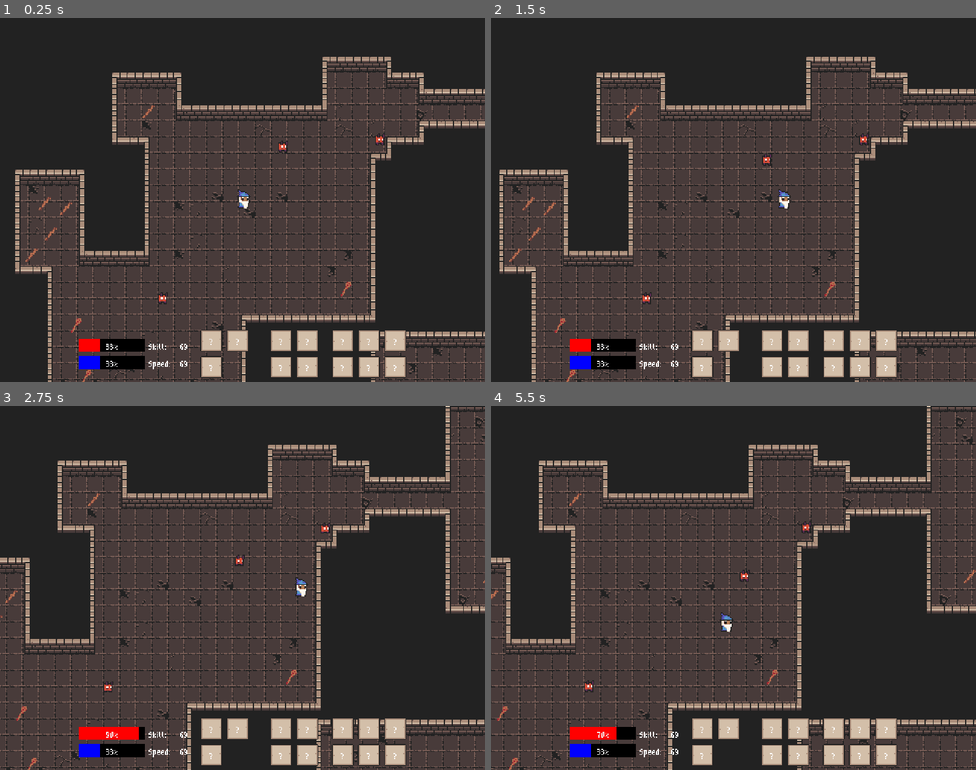
Above: before the commit, frames 1-4 (two rows, left to right).
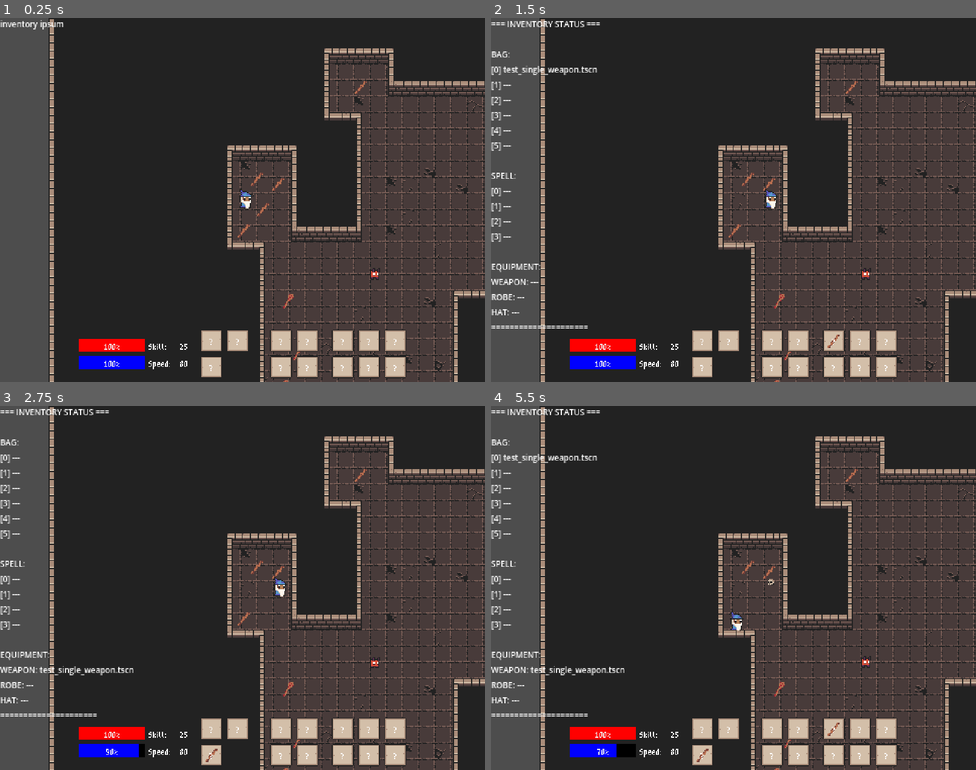
Above: after the commit, the same moments.

Repository: lownpho/mages
Game: Godot game, scene res://scenes/world.tscn
Same seed, same stepped clock (60 frames per second), same inputs: the game is played once before the commit and once after it.
Inputs (mouse positions are in pixels of both pictures, inside the frame that each line leads up to):
- Up to frame 1 (0.25 s): no input
- Up to frame 2 (1.5 s): tap Enter (ui_accept) at 0.5, 0.77, 0.8, 1.07 s; move the mouse to (840, 181) at 0.52 s; press the mouse at (840, 181) at 0.53 s; hold D (right) 0.53-1.25 s; release the mouse at (840, 181) at 1.25 s; drag from (636, 218) to (786, 200) at 1.27 s
- Up to frame 3 (2.75 s): move the mouse to (291, 507) at 2.02 s; hold D (right) from 2.03 s (still down); hold Enter (ui_accept) from 2.03 s (still down); right-click (291, 507) at 2.1 s; click (291, 507) at 2.17 s
- Up to frame 4 (5.5 s): release D (right) at 2.75 s; release Enter (ui_accept) at 2.75 s; drag from (709, 660) to (728, 558) at 2.77 s; tap Enter (ui_accept) at 3.5, 3.77, 3.8, 4.07 s; move the mouse to (879, 642) at 3.52 s; press the mouse at (879, 642) at 3.53 s; hold A (left) 3.53-4.25 s; release the mouse at (879, 642) at 4.25 s; drag from (588, 533) to (588, 686) at 4.27 s; move the mouse to (757, 588) at 5.02 s; hold S (down) from 5.03 s (still down); hold Enter (ui_accept) from 5.03 s (still down); right-click (757, 588) at 5.1 s; click (757, 588) at 5.17 s

The runs differ from the first frame. In frame 1, 58% of the frame differs, in the area x 0-100%, y 0-100%; in frame 2, 58%; in frame 3, 60%; in frame 4, 60%.
Error before the commit: Invalid access to property or key 'item_equipped' on a base object of type 'Node (global_event.gd)'. (res://characters/player/player.gd:35)

Commit message:
Refactor inventory system

Diff:
--- a/autoload/global_defs.gd
+++ b/autoload/global_defs.gd
@@ -1,3 +1,3 @@
 extends Node
 
-enum ItemType {UNDEFINED, WEAPON, ROBE, HAT, SPELL, OTHER}
+enum ItemType {BAG, WEAPON, ROBE, HAT, SPELL, OTHER}
--- a/autoload/global_event.gd
+++ b/autoload/global_event.gd
@@ -3,12 +3,8 @@
 # Declaration of global event signals, each node is then responsible for connecting to the signals it needs
 # and emitting them when necessary
 
+# Player signals
 signal player_position_changed(position: Vector2)
-
-signal item_picked_up(item_name: String, item_type: GlobalDefs.ItemType, scene: PackedScene, texture: Texture2D)
-signal item_added_to_inventory(node_name: String)
-signal drag_state_changed(is_dragging: bool)
-
 
 # There is a better way for sure...
 signal player_max_health_changed(max_health: int)
@@ -17,3 +13,13 @@
 signal player_mana_changed(mana: int)
 signal player_skill_changed(skill: int)
 signal player_speed_changed(speed: int)
+
+# UI global signals
+signal drag_state_changed(is_dragging: bool)
+
+# Inventory signals
+# Everyone has access to inventory
+signal inventory_updated(slot: GlobalInventory.SlotPosition)
+# Separate signal for spells?
+signal item_equipped(weapon_scene: PackedScene, type: GlobalDefs.ItemType)
+signal item_unequipped(type: GlobalDefs.ItemType)
--- /dev/null
+++ b/autoload/global_inventory.gd
@@ -0,0 +1,154 @@
+extends Node
+
+const MAX_BAG_SIZE = 6
+const MAX_SPELL_SLOT_SIZE = 4
+
+const SLOT_SIZES = {
+	GlobalDefs.ItemType.BAG: MAX_BAG_SIZE,
+	GlobalDefs.ItemType.SPELL: MAX_SPELL_SLOT_SIZE,
+}
+
+var slots: Dictionary = {}
+
+class SlotPosition:
+	var type: GlobalDefs.ItemType
+	var index: int
+
+	func _init(p_type: GlobalDefs.ItemType, p_index: int = 0):
+		type = p_type
+		index = p_index
+
+	func equals(other: SlotPosition) -> bool:
+		return type == other.type && index == other.index
+
+class ItemData:
+	var type: GlobalDefs.ItemType
+	var scene: PackedScene
+	var texture: Texture2D
+
+	func _init(p_type: GlobalDefs.ItemType, p_scene: PackedScene, p_texture: Texture2D):
+		type = p_type
+		scene = p_scene
+		texture = p_texture
+
+func _ready() -> void:
+	# Initialize arrays to null values
+	slots[GlobalDefs.ItemType.BAG] = []
+	slots[GlobalDefs.ItemType.BAG].resize(MAX_BAG_SIZE)
+	slots[GlobalDefs.ItemType.SPELL] = []
+	slots[GlobalDefs.ItemType.SPELL].resize(MAX_SPELL_SLOT_SIZE)
+
+	slots[GlobalDefs.ItemType.WEAPON] = null
+	slots[GlobalDefs.ItemType.ROBE] = null
+	slots[GlobalDefs.ItemType.HAT] = null
+
+func is_array_slot(type: GlobalDefs.ItemType) -> bool:
+	return type in [GlobalDefs.ItemType.BAG, GlobalDefs.ItemType.SPELL]
+
+func get_item_at(slot: SlotPosition) -> ItemData:
+	if is_array_slot(slot.type):
+		var array = slots[slot.type]
+		return array[slot.index] if slot.index < array.size() else null
+	return slots[slot.type]
+
+func can_place_item(item: ItemData, slot: SlotPosition) -> bool:
+	if not item:
+		return true
+
+	if is_array_slot(slot.type):
+		var max_size = SLOT_SIZES[slot.type]
+		if slot.type == GlobalDefs.ItemType.SPELL:
+			return slot.index < max_size && item.type == GlobalDefs.ItemType.SPELL
+		# Allow everything in bag slots
+		return slot.index < max_size
+
+	return item.type == slot.type
+
+# Use sparingly. This erases the item at position.
+# There are dedicated functions to equip or swap items
+func set_item(item: ItemData, slot: SlotPosition) -> void:
+	if not can_place_item(item, slot):
+		return
+
+	if is_array_slot(slot.type):
+		slots[slot.type][slot.index] = item
+
+	else:
+		# Does comparing items work here?
+		var old_item = slots[slot.type]
+		if old_item != item:
+			slots[slot.type] = item
+	GlobalEvent.inventory_updated.emit(slot)
+
+# Allows swaps with null items
+func swap_items(from_slot: SlotPosition, to_slot: SlotPosition) -> bool:
+	var from_item = get_item_at(from_slot)
+	var to_item = get_item_at(to_slot)
+
+	if not can_place_item(from_item, to_slot) or not can_place_item(to_item, from_slot):
+		return false
+
+	# For a brief moment the first item will be duplicated. Whatever
+	set_item(to_item, from_slot)
+	set_item(from_item, to_slot)
+
+	return true
+
+# UNTESTED WITH SPELL SLOTS
+func equip_item(from_slot: SlotPosition, to_slot: SlotPosition) -> bool:
+	var from_item = get_item_at(from_slot)
+	var to_item = get_item_at(to_slot)
+	if not can_place_item(from_item, to_slot) or not can_place_item(to_item, from_slot):
+		return false
+
+	if from_item and not to_item:
+		swap_items(from_slot, to_slot)
+		GlobalEvent.item_equipped.emit(from_item.scene, to_slot.type)
+		return true
+	elif from_item and to_item:
+		swap_items(from_slot, to_slot)
+		GlobalEvent.item_equipped.emit(from_item.scene, to_slot.type)
+		return true
+	elif to_item and not from_item:
+		swap_items(from_slot, to_slot)
+		GlobalEvent.item_unequipped.emit(to_slot.type)
+		return true
+	return false
+
+func add_item_to_bag(item: ItemData) -> bool:
+	# Try to find first empty bag slot
+	for i in range(MAX_BAG_SIZE):
+		if slots[GlobalDefs.ItemType.BAG][i] == null:
+			set_item(item, SlotPosition.new(GlobalDefs.ItemType.BAG, i))
+			return true
+	return false
+
+func get_empty_bag_slot() -> SlotPosition:
+	for i in range(MAX_BAG_SIZE):
+		if slots[GlobalDefs.ItemType.BAG][i] == null:
+			return SlotPosition.new(GlobalDefs.ItemType.BAG, i)
+	return null
+
+func get_inventory_status() -> String:
+	var output = "=== INVENTORY STATUS ===\n"
+
+	# Array-based slots (Bag and Spells)
+	for type in slots.keys():
+		if is_array_slot(type):
+			output += "\n%s:\n" % GlobalDefs.ItemType.keys()[type]
+			for i in range(slots[type].size()):
+				var item = slots[type][i]
+				output += "[%d] %s\n" % [i, item.scene.resource_path.get_file() if item else "---"]
+
+	# Equipment slots
+	output += "\nEQUIPMENT:\n"
+	for type in slots.keys():
+		if not is_array_slot(type):
+			var item = slots[type]
+			output += "%s: %s\n" % [
+				GlobalDefs.ItemType.keys()[type],
+				item.scene.resource_path.get_file() if item else "---"
+			]
+
+	output += "====================="
+	return output
--- a/characters/player/player.gd
+++ b/characters/player/player.gd
@@ -126,9 +126,10 @@
 
 func _change_weapon(new_weapon: PackedScene) -> void:
 	_remove_weapon()
-	weapon = new_weapon.instantiate()
-	weapon.name = "Weapon"
-	add_child(weapon)
+	if new_weapon:
+		weapon = new_weapon.instantiate()
+		weapon.name = "Weapon"
+		add_child(weapon)
 
 func _change_item(item_scene: PackedScene, item_type: GlobalDefs.ItemType) -> void:
 	if item_type == GlobalDefs.ItemType.WEAPON:
--- a/components/items/pickup_item.gd
+++ b/components/items/pickup_item.gd
@@ -5,11 +5,9 @@
 
 func _ready() -> void:
 	body_entered.connect(_on_body_entered)
-	GlobalEvent.item_added_to_inventory.connect(_on_item_added_to_inventory)
 
 func _on_body_entered(_body: Node2D) -> void:
-	GlobalEvent.item_picked_up.emit(name, type, item, $Sprite2D.texture)
-
-func _on_item_added_to_inventory(node_name: String) -> void:
-	if node_name == name:
+	# Let's see if copy and reference hold here...
+	var item_data = GlobalInventory.ItemData.new(type, item, $Sprite2D.texture)
+	if GlobalInventory.add_item_to_bag(item_data):
 		queue_free()
--- a/gui/slot.gd
+++ b/gui/slot.gd
@@ -2,64 +2,41 @@
 
 @export var type: GlobalDefs.ItemType
 
-var empty: bool = true
-var holding_type: GlobalDefs.ItemType = GlobalDefs.ItemType.UNDEFINED
-var item_texture = null
-var dragging = false
-var drag_preview = null
+var item: GlobalInventory.ItemData = null
+var item_position: GlobalInventory.SlotPosition = null
 
-func set_item(texture: Texture2D, rcv_type: GlobalDefs.ItemType) -> void:
-	empty = false
-	holding_type = rcv_type
-	item_texture = texture
-	$TextureRect.texture = texture
+func update(slot_position: GlobalInventory.SlotPosition) -> void:
+	item = GlobalInventory.get_item_at(slot_position)
+	print("slot ", name, " updated with item ", item)
+	if item:
+		$TextureRect.texture = item.texture
+	else:
+		$TextureRect.texture = null
 
-func clear_item() -> void:
-	empty = true
-	item_texture = null
-	$TextureRect.texture = null
+func _get_drag_data(_position):
+	if item_position:
+		print("Drag data: type ", item_position.type, " idx ", item_position.index)
+		var preview = TextureRect.new()
+		preview.texture = $TextureRect.texture
+		set_drag_preview(preview)
+		return item_position
+	else:
+		print("Drag data is null")
+	return null
 
-func _get_drag_data(_position: Vector2):
-	if empty:
-		return null
+func _can_drop_data(_position, data):
+	#  type == GlobalInventory.get_item_at(data).type if GlobalInventory.get_item_at(data) else true
+	# return data is GlobalInventory.ItemData
+	if data:
+		print("can drop data? type ", data.type, " idx ", data.index)
+	else:
+		print("can drop data? null")
+	return true
 
-	var preview = TextureRect.new()
-	preview.texture = item_texture
-	preview.custom_minimum_size = $TextureRect.custom_minimum_size
-
-	var control = Control.new()
-	control.add_child(preview)
-
-	dragging = true
-	GlobalEvent.drag_state_changed.emit(true)
-	set_drag_preview(control)
-	return self
-
-func _can_drop_data(_position: Vector2, data) -> bool:
-	if not (data is PanelContainer):
-		return false
-	return type == GlobalDefs.ItemType.UNDEFINED or data.holding_type == GlobalDefs.ItemType.UNDEFINED or type == data.holding_type
-
-func _drop_data(_position: Vector2, data) -> void:
-	if data == self:
-		return
-
-	var temp_texture = item_texture
-	var temp_empty = empty
-	var temp_type = holding_type
-
-	if !data.empty:
-		set_item(data.item_texture, data.holding_type)
+func _drop_data(_position, data):
+	if data:
+		print("Dropping data (dst): type ", data.type, " idx ", data.index)
+		print("Dropping data (src): type ", item_position.type, " idx ", item_position.index)
+		GlobalInventory.swap_items(item_position, data)
 	else:
-		clear_item()
-
-	if temp_empty:
-		data.clear_item()
-	else:
-		data.set_item(temp_texture, temp_type)
-
-func _input(event: InputEvent) -> void:
-	if event is InputEventMouseButton:
-		if event.button_index == MOUSE_BUTTON_LEFT and !event.pressed and dragging:
-			dragging = false
-			GlobalEvent.drag_state_changed.emit(false)
+		print("Dropping data is null")
--- a/gui/ui.gd
+++ b/gui/ui.gd
@@ -8,7 +8,20 @@
 	GlobalEvent.connect("player_mana_changed", _on_player_mana_changed)
 	GlobalEvent.connect("player_skill_changed", _on_player_skill_changed)
 	GlobalEvent.connect("player_speed_changed", _on_player_speed_changed)
-	GlobalEvent.connect("item_picked_up", _on_item_picked_up)
+
+	# Initialize all the slots to their default values. This is a bit of a hack
+	# but it works for now. No idea how to do this better at the moment.
+	var slots = %Bag.get_children()
+	for i in range(GlobalInventory.MAX_BAG_SIZE):
+		slots[i].item_position = GlobalInventory.SlotPosition.new(GlobalDefs.ItemType.BAG, i)
+	slots = %EquipSpells.get_children()
+	for i in range(GlobalInventory.MAX_SPELL_SLOT_SIZE):
+		slots[i].item_position = GlobalInventory.SlotPosition.new(GlobalDefs.ItemType.SPELL, i)
+	%HatSlot.item_position = GlobalInventory.SlotPosition.new(GlobalDefs.ItemType.HAT, 0)
+	%RobeSlot.item_position = GlobalInventory.SlotPosition.new(GlobalDefs.ItemType.ROBE, 0)
+	%WeaponSlot.item_position = GlobalInventory.SlotPosition.new(GlobalDefs.ItemType.WEAPON, 0)
+
+	GlobalEvent.inventory_updated.connect(_on_inventory_updated)
 
 func _on_player_max_health_changed(max_health: int) -> void:
 	%HealthBar.max_value = max_health
@@ -28,10 +41,44 @@
 func _on_player_speed_changed(speed: int) -> void:
 	%SpeedValue.text = str(speed)
 
-func _on_item_picked_up(node_name, type, _scene: PackedScene, texture: Texture2D) -> void:
-	var slots = %Inventory.get_children()
-	for slot in slots:
-		if slot.empty:
-			slot.set_item(texture, type)
-			GlobalEvent.item_added_to_inventory.emit(node_name)
-			return
+func _on_inventory_updated(slot: GlobalInventory.SlotPosition) -> void:
+	# GlobalInventory.print_inventory()
+	print("Inventory updated: index ", slot.index, " type ", slot.type)
+	$DebugLabel.text = GlobalInventory.get_inventory_status()
+	match slot.type:
+		GlobalDefs.ItemType.BAG:
+			var slots = %Bag.get_children()
+			if slot.index < slots.size():
+				slots[slot.index].update(slot)
+		GlobalDefs.ItemType.SPELL:
+			var slots = %EquipSpells.get_children()
+			if slot.index < slots.size():
+				slots[slot.index].update(slot)
+		GlobalDefs.ItemType.HAT:
+			%HatSlot.update(slot)
+		GlobalDefs.ItemType.ROBE:
+			%RobeSlot.update(slot)
+		GlobalDefs.ItemType.WEAPON:
+			%WeaponSlot.update(slot)
+
+
+# Debug
+func _input(event: InputEvent) -> void:
+	if event.is_action_pressed("ui_accept"):
+		# # Test item swap
+		# var from_slot = GlobalInventory.SlotPosition.new(GlobalDefs.ItemType.BAG, randi_range(0, 5))
+		# var to_slot = GlobalInventory.SlotPosition.new(GlobalDefs.ItemType.BAG, randi_range(0, 5))
+		# print("Swapping items from ", from_slot.index, " to ", to_slot.index)
+		# if GlobalInventory.swap_items(from_slot, to_slot):
+		# 	print("Swapped items successfully!")
+		# else:
+		# 	print("Failed to swap items.")
+
+		# equip/unequip item
+		var from_slot = GlobalInventory.SlotPosition.new(GlobalDefs.ItemType.BAG, randi_range(0, 5))
+		var to_slot = GlobalInventory.SlotPosition.new(GlobalDefs.ItemType.WEAPON, 0)
+		print("Equipping item from ", from_slot.index, " to ", to_slot.index)
+		if GlobalInventory.equip_item(from_slot, to_slot):
+			print("Equipped item successfully!")
+		else:
+			print("Failed to equip item.")
--- a/gui/ui.tscn
+++ b/gui/ui.tscn
@@ -9,6 +9,9 @@
 
 [sub_resource type="StyleBoxFlat" id="StyleBoxFlat_qfnet"]
 bg_color = Color(0, 0, 1, 1)
+
+[sub_resource type="LabelSettings" id="LabelSettings_cemxd"]
+font_size = 8
 
 [node name="UI" type="CanvasLayer"]
 script = ExtResource("1_v62dg")
@@ -83,18 +86,22 @@
 columns = 2
 
 [node name="HatSlot" parent="MarginContainer/HBoxContainer/EquipItems" instance=ExtResource("3_cemxd")]
+unique_name_in_owner = true
 layout_mode = 2
 type = 3
 
 [node name="RobeSlot" parent="MarginContainer/HBoxContainer/EquipItems" instance=ExtResource("3_cemxd")]
+unique_name_in_owner = true
 layout_mode = 2
 type = 2
 
 [node name="WeaponSlot" parent="MarginContainer/HBoxContainer/EquipItems" instance=ExtResource("3_cemxd")]
+unique_name_in_owner = true
 layout_mode = 2
 type = 1
 
 [node name="EquipSpells" type="GridContainer" parent="MarginContainer/HBoxContainer"]
+unique_name_in_owner = true
 layout_mode = 2
 size_flags_horizontal = 6
 columns = 2
@@ -115,26 +122,32 @@
 layout_mode = 2
 type = 4
 
-[node name="Inventory" type="GridContainer" parent="MarginContainer/HBoxContainer"]
+[node name="Bag" type="GridContainer" parent="MarginContainer/HBoxContainer"]
 unique_name_in_owner = true
 layout_mode = 2
 size_flags_horizontal = 10
 columns = 3
 
-[node name="InventorySlot" parent="MarginContainer/HBoxContainer/Inventory" instance=ExtResource("3_cemxd")]
+[node name="BagSlot" parent="MarginContainer/HBoxContainer/Bag" instance=ExtResource("3_cemxd")]
 layout_mode = 2
 
-[node name="InventorySlot2" parent="MarginContainer/HBoxContainer/Inventory" instance=ExtResource("3_cemxd")]
+[node name="BagSlot2" parent="MarginContainer/HBoxContainer/Bag" instance=ExtResource("3_cemxd")]
 layout_mode = 2
 
-[node name="InventorySlot3" parent="MarginContainer/HBoxContainer/Inventory" instance=ExtResource("3_cemxd")]
+[node name="BagSlot3" parent="MarginContainer/HBoxContainer/Bag" instance=ExtResource("3_cemxd")]
 layout_mode = 2
 
-[node name="InventorySlot4" parent="MarginContainer/HBoxContainer/Inventory" instance=ExtResource("3_cemxd")]
+[node name="BagSlot4" parent="MarginContainer/HBoxContainer/Bag" instance=ExtResource("3_cemxd")]
 layout_mode = 2
 
-[node name="InventorySlot5" parent="MarginContainer/HBoxContainer/Inventory" instance=ExtResource("3_cemxd")]
+[node name="BagSlot5" parent="MarginContainer/HBoxContainer/Bag" instance=ExtResource("3_cemxd")]
 layout_mode = 2
 
-[node name="InventorySlot6" parent="MarginContainer/HBoxContainer/Inventory" instance=ExtResource("3_cemxd")]
+[node name="BagSlot6" parent="MarginContainer/HBoxContainer/Bag" instance=ExtResource("3_cemxd")]
 layout_mode = 2
+
+[node name="DebugLabel" type="Label" parent="."]
+offset_right = 40.0
+offset_bottom = 23.0
+text = "inventory ipsum"
+label_settings = SubResource("LabelSettings_cemxd")
--- a/project.godot
+++ b/project.godot
@@ -19,6 +19,7 @@
 
 GlobalEvent="*res://autoload/global_event.gd"
 GlobalDefs="*res://autoload/global_defs.gd"
+GlobalInventory="*res://autoload/global_inventory.gd"
 
 [display]
 
--- a/scenes/world.tscn
+++ b/scenes/world.tscn
@@ -14,18 +14,20 @@
 
 [node name="Player" parent="." instance=ExtResource("1_nnsk1")]
 z_index = 1
-position = Vector2(164, 111)
+position = Vector2(-46, 135)
 
 [node name="Ground" type="TileMapLayer" parent="."]
 z_index = -1
 tile_map_data = PackedByteArray("AAAAAAAAAAAAAAAAAAAAAAEAAAAAAAAAAAAAAAIAAAAAAAAAAAAAAAMAAAAAAAAAAAAAAAQAAAAAAAAAAAAAAA …(53744 unchanged characters)…
 tile_set = ExtResource("2_4wyf3")
+metadata/_edit_lock_ = true
 
 [node name="Walls" type="TileMapLayer" parent="."]
 z_index = -1
 position = Vector2(-3, 0)
 tile_map_data = PackedByteArray("AAAzADMAAwAJAAIAAAAzADIAAwAJAAIAAAAzADEAAwAJAAIAAAAzADAAAwAJAAIAAAAzAC8AAwAJAAIAAAAzAC …(60432 unchanged characters)…
 tile_set = ExtResource("2_rwgxs")
+metadata/_edit_lock_ = true
 
 [node name="Enemies" type="Node2D" parent="."]
 
Not shown, added: autoload/global_inventory.gd.uid
Not shown: 1 places in characters/player/weapons/test_single/test_single_weapon.tscn that only renumber resources
Not shown: 1 places in gui/ui.tscn that only renumber resources
